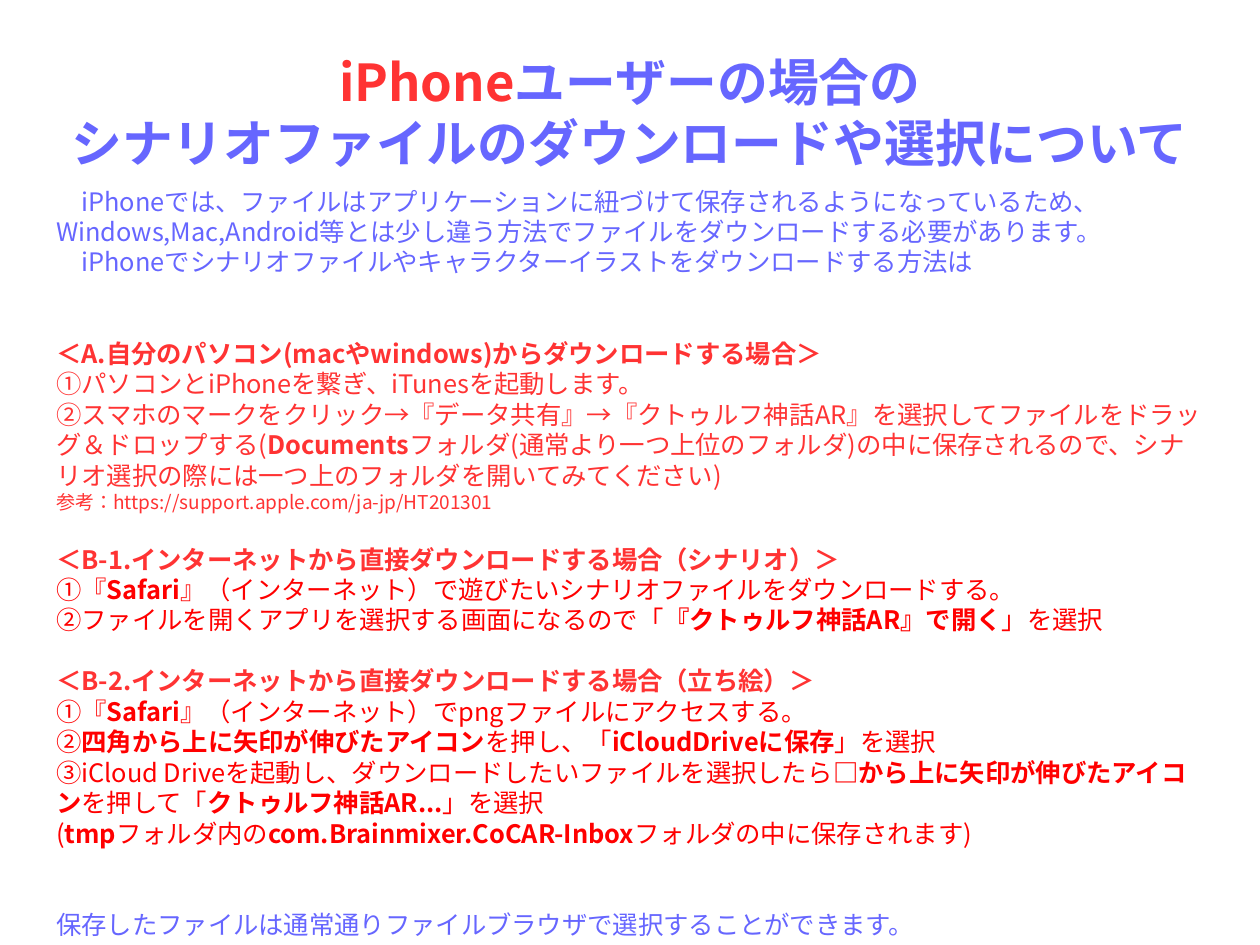
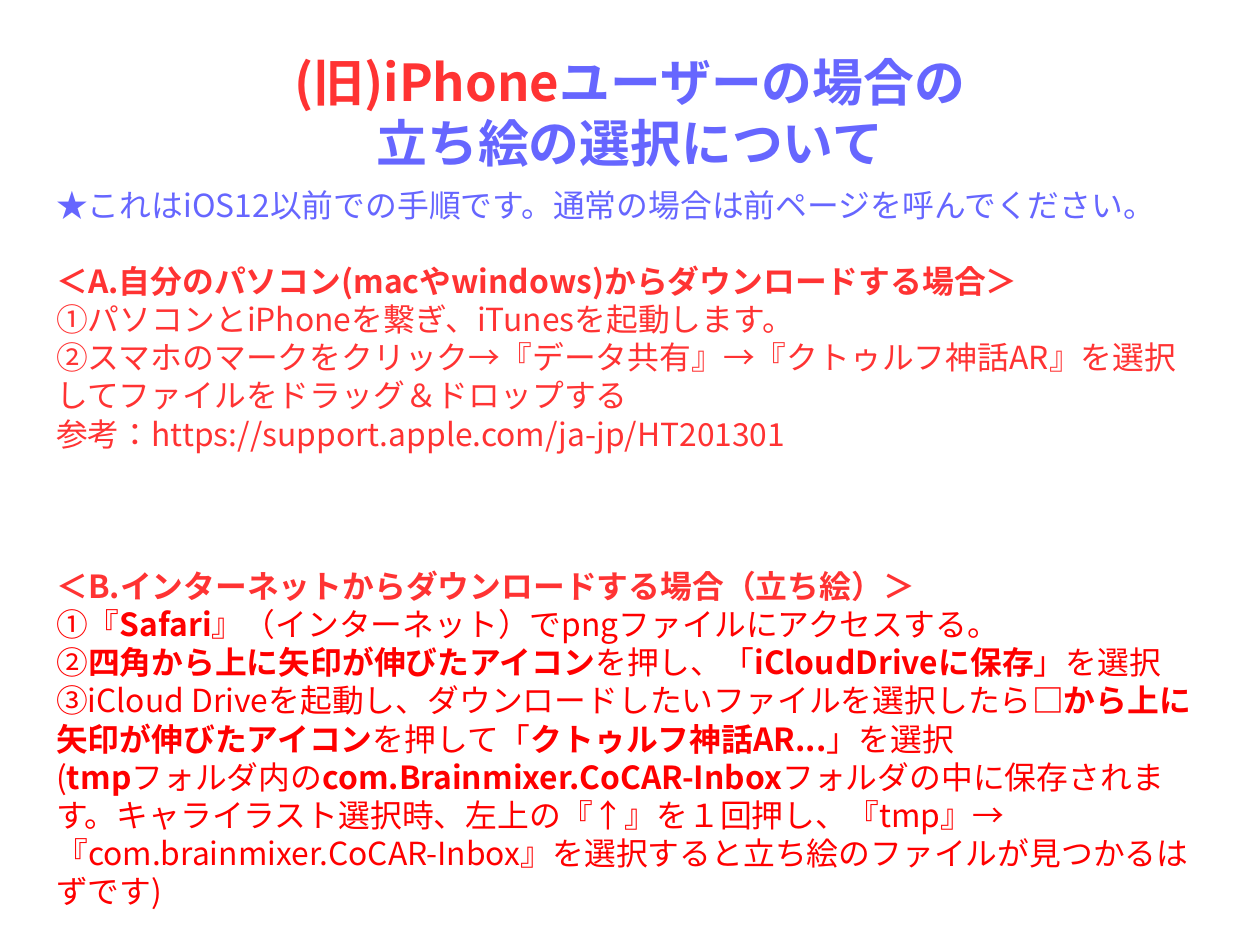
Before and after one commit to HidehiroNomoto/CoCARScenario, a slide deck: slide 7 of CoCScenario/説明書/新規 OpenDocument プレゼンテーション.odp (slide 6 before the commit). Drawn at 1260x945 pixels with LibreOffice and Linux fonts; fonts in the diff are those of the drawing. Boxes give left, top, right and bottom in pixels: in the first picture for what was removed or moved away, otherwise in the second. Text is boxed around its words. In the diff, an @@ line names an element or a change of style, - is before the commit and + after.

Commit message:
ver1.6
シナリオ投稿サイトアドレス変更

```diff
--- a/CoCScenario/説明書/新規 OpenDocument プレゼンテーション.odp
+++ b/CoCScenario/説明書/新規 OpenDocument プレゼンテーション.odp
@@ text at (294, 58, 965, 167): text changed @@
-iPhoneユーザーの場合の
-シナリオファイルのダウンロードや選択について
+(旧)iPhoneユーザーの場合の
+立ち絵の選択について
@@ text at (56, 190, 1155, 220): text changed; size 16 to 20 pt @@
-iPhoneでは、ファイルはアプリケーションに紐づけて保存されるようになっているため、Windows,Mac,Android等とは少し違う方法でファイルをダウンロードする必要があります。
-iPhoneでシナリオファイルやキャラクターイラストをダウンロードする方法は
+★これはiOS12以前での手順です。通常の場合は前ページを呼んでください。
@@ text at (56, 265, 1191, 754): size 16 to 20 pt in "＜A.自分のパソコン(macやwindows)からダウンロードする場合＞", "①パソコンとiPhoneを繋ぎ、iTunesを起動します。", "①『Safari』（インターネット）でpngファイルにアクセスする。", "②四角から上に矢印が伸びたアイコンを押し、「iCloudDriveに保存」を選択" and 2 more places; size 12 to 20 pt in "参考：https://support.apple.com/ja-jp/HT201301" @@
@@ text at (56, 342, 1176, 410): text changed; size 16 to 20 pt @@
-②スマホのマークをクリック→『データ共有』→『クトゥルフ神話AR』を選択してファイルをドラッグ＆ドロップする(Documentsフォルダ(通常より一つ上位のフォルダ)の中に保存されるので、シナリオ選択の際には一つ上のフォルダを開いてみてください)
+②スマホのマークをクリック→『データ共有』→『クトゥルフ神話AR』を選択してファイルをドラッグ＆ドロップする
@@ text at (56, 570, 915, 601): text changed; size 16 to 20 pt; text colour #FF0000 to #FF3333 @@
-＜B-1.インターネットから直接ダウンロードする場合（シナリオ）＞
-①『Safari』（インターネット）で遊びたいシナリオファイルをダウンロードする。
-②ファイルを開くアプリを選択する画面になるので「『クトゥルフ神話AR』で開く」を選択
-＜B-2.インターネットから直接ダウンロードする場合（立ち絵）＞
+＜B.インターネットからダウンロードする場合（立ち絵）＞
@@ text at (56, 762, 1188, 909): text changed; size 16 to 20 pt; bold off @@
-(tmpフォルダ内のcom.Brainmixer.CoCAR-Inboxフォルダの中に保存されます)
+(tmpフォルダ内のcom.Brainmixer.CoCAR-Inboxフォルダの中に保存されます。キャライラスト選択時、左上の『↑』を１回押し、『tmp』→『com.brainmixer.CoCAR-Inbox』を選択すると立ち絵のファイルが見つかるはずです)
```
Also in this commit, not shown: 2 other slides changed, 1 slide added, 5 other files.
